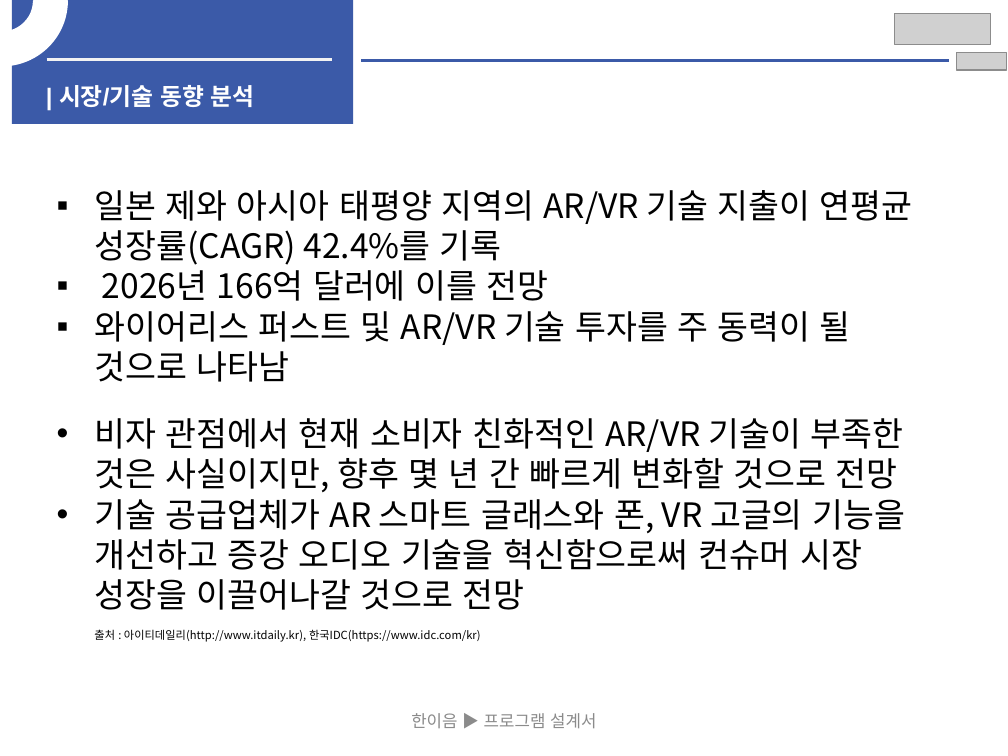
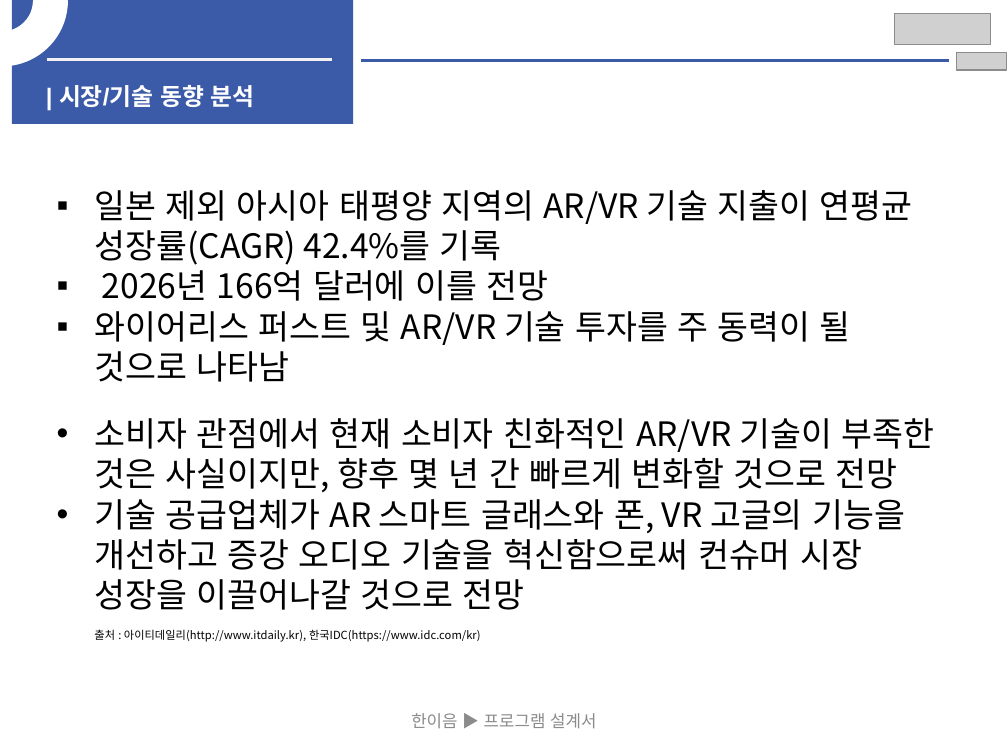
Before and after one commit to Leusin/oic-graduation-project, a slide deck: slide 1 of report/mid-report-ppt-juyoung.pptx. Drawn at 1008x756 pixels with LibreOffice and Linux fonts; fonts in the diff are those of the drawing; grey boxes stand for pictures. Boxes give left, top, right and bottom in pixels: in the first picture for what was removed or moved away, otherwise in the second. Text is boxed around its words. In the diff, an @@ line names an element or a change of style, - is before the commit and + after.

```diff
--- a/report/mid-report-ppt-juyoung.pptx
+++ b/report/mid-report-ppt-juyoung.pptx
@@ text at [94,190,913,265]: text changed @@
-▪ 일본 제와 아시아 태평양 지역의 AR/VR 기술 지출이 연평균 성장률(CAGR) 42.4%를 기록
+▪ 일본 제외 아시아 태평양 지역의 AR/VR 기술 지출이 연평균 성장률(CAGR) 42.4%를 기록
@@ text at [94,418,934,492]: text changed @@
-• 비자 관점에서 현재 소비자 친화적인 AR/VR 기술이 부족한 것은 사실이지만, 향후 몇 년 간 빠르게 변화할 것으로 전망
+• 소비자 관점에서 현재 소비자 친화적인 AR/VR 기술이 부족한 것은 사실이지만, 향후 몇 년 간 빠르게 변화할 것으로 전망
```
Also in this commit, not shown: 3 slides added, 4 other files.
